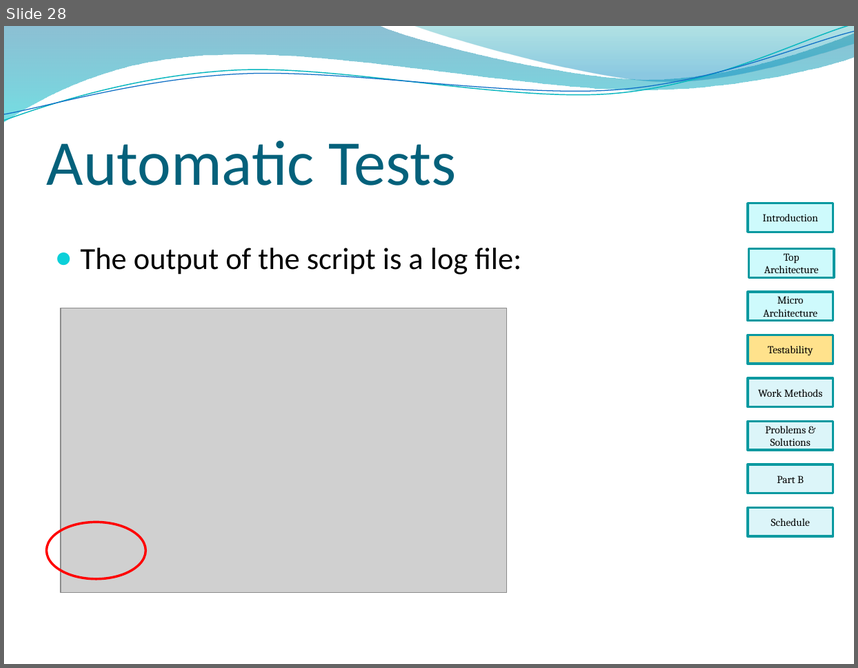
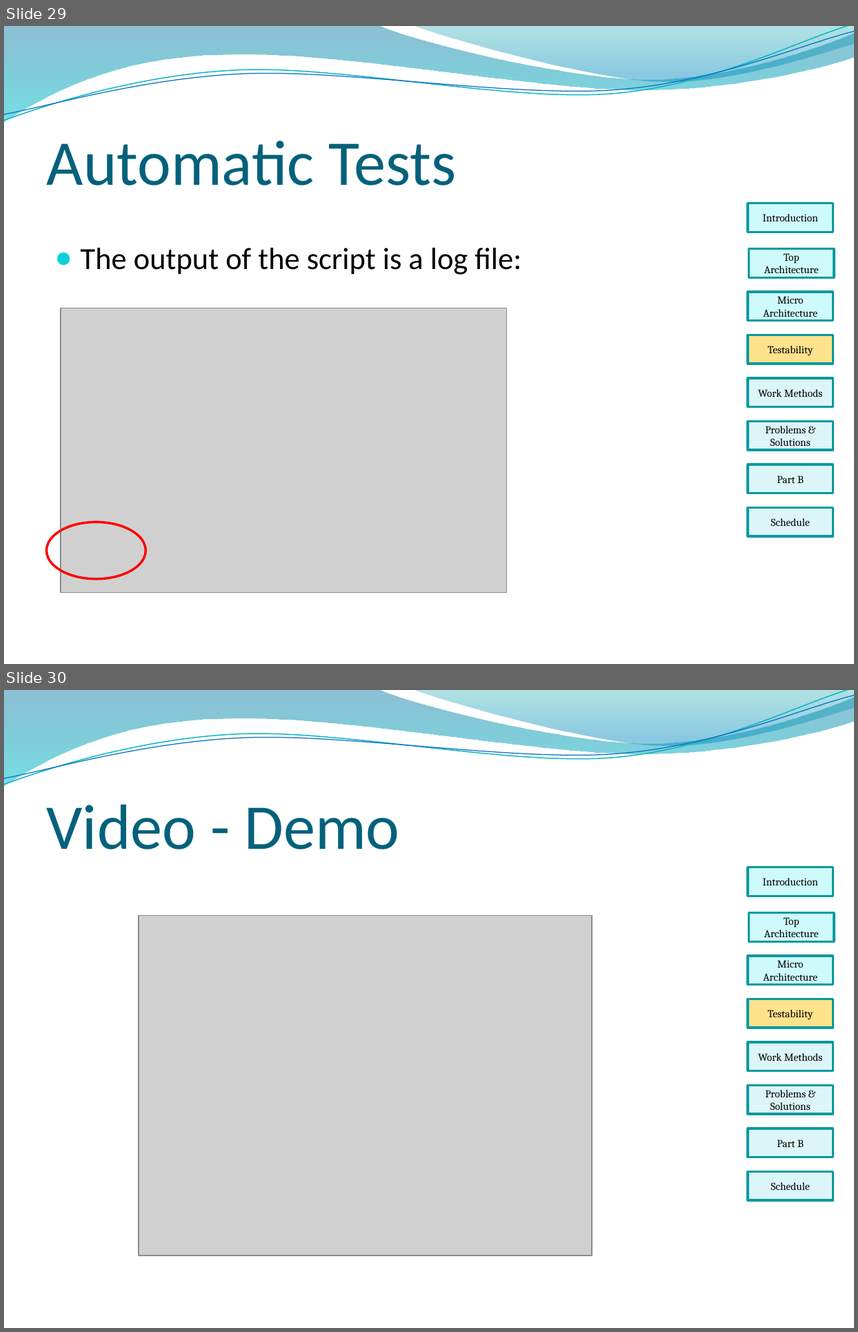
Before and after one commit to sandro6579/symbol-generator, a slide deck: Presentation/part_A_final/Final_Presentation_Part_A.pptx. Shown one above the other, each under a label of ours: slide 28 before the commit, slides 29 and 30 after it. The pictures are 858x668 and 858x1332 pixels, drawn with LibreOffice and Linux fonts; fonts in the diff are those of the drawing; grey boxes stand for pictures; background and template pictures are left out. Boxes give left, top, right and bottom in pixels: in the first picture for what was removed or moved away, otherwise in the second. Text is boxed around its words. In the diff, an @@ line names an element or a change of style, - is before the commit and + after.

```diff
--- a/Presentation/part_A_final/Final_Presentation_Part_A.pptx
+++ b/Presentation/part_A_final/Final_Presentation_Part_A.pptx
@@ slide 30 added at (4,690,854,1328), background picture (left out); not listed: 4 template elements that a slide beside it also shows @@
@@ title added at (47,805,399,849), 54 pt, text #04617B @@
+Video - Demo
@@ picture added at (139,915,591,1255) @@
@@ group added at (748,867,833,1200): 8 rectangles @@
+Introduction
+Top Architecture
+Micro Architecture
+Testability
+Work Methods
+Problems & Solutions
+Part B
+Schedule
@@ what was slide 28 is now slide 29 @@
```
Also in this commit, not shown: 7 slides changed, 1 other slide added.
